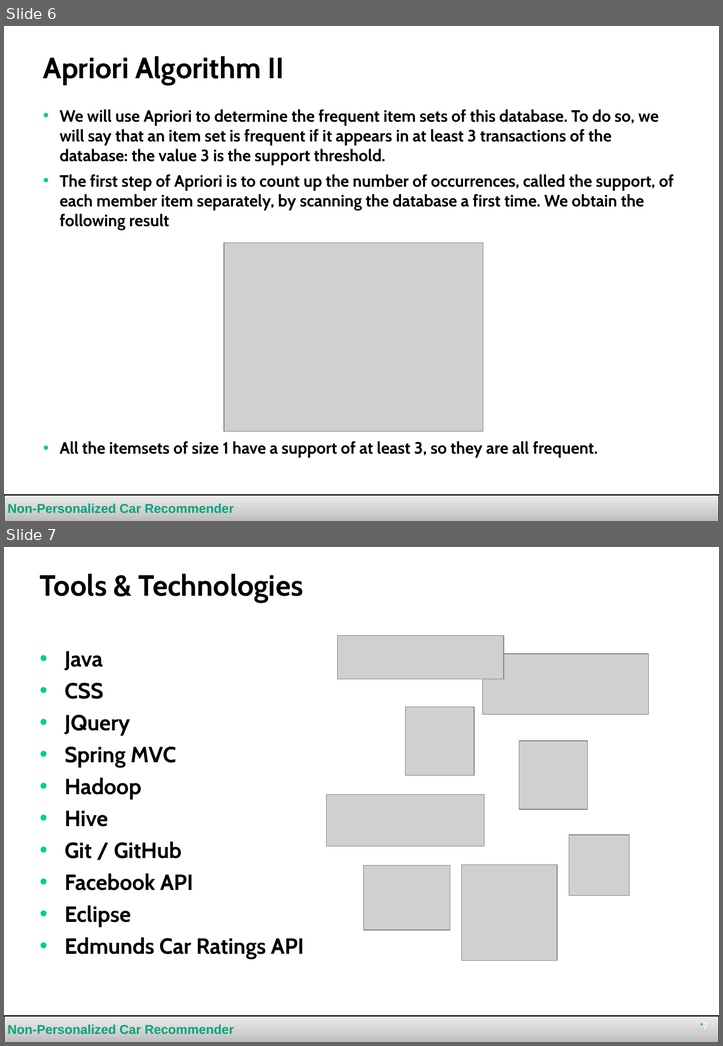
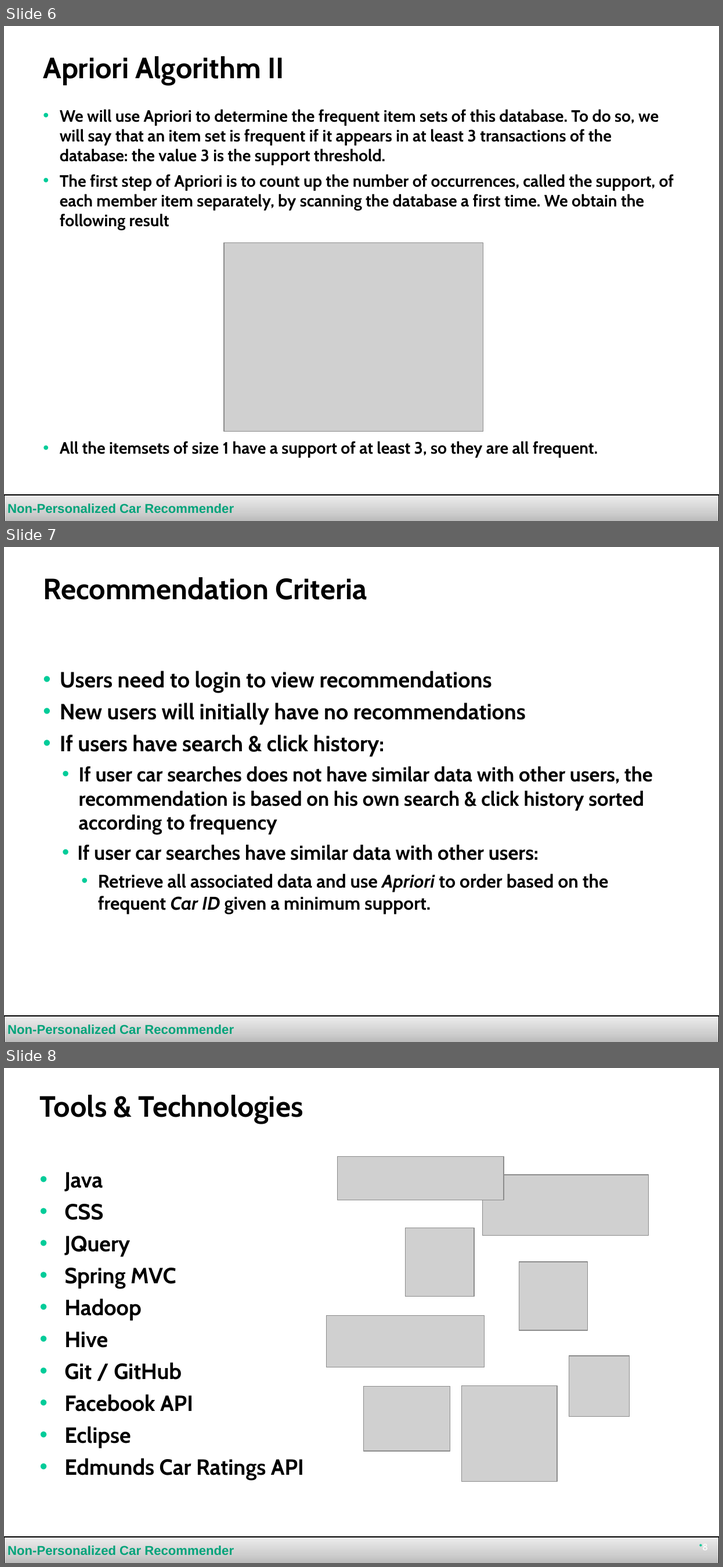
Before and after one commit to toanqc/carrecommender, a slide deck: presentation/presentation.pptx. Shown one above the other, each under a label of ours: slides 6 and 7 before the commit, slides 6, 7 and 8 after it. The pictures are 723x1046 and 723x1567 pixels, drawn with LibreOffice and Linux fonts; fonts in the diff are those of the drawing; grey boxes stand for pictures. Boxes give left, top, right and bottom in pixels: in the first picture for what was removed or moved away, otherwise in the second. Text is boxed around its words. In the diff, an @@ line names an element or a change of style, - is before the commit and + after.

```diff
--- a/presentation/presentation.pptx
+++ b/presentation/presentation.pptx
@@ slide 7 added at [4,547,719,1042], background #FFFFFF; not listed: 2 template elements that a slide beside it also shows @@
@@ title added at [43,577,366,600], 32 pt, text #000000, bold @@
+  Recommendation Criteria
@@ text added at [60,671,652,914], 22 pt, text #000000, bold @@
+• Users need to login to view recommendations
+• New users will initially have no recommendations
+• If users have search & click history:
+  • If user car searches does not have similar data with other users, the recommendation is based on his own search & click history sorted according to frequency
+  • If user car searches have similar data with other users:
+    • Retrieve all associated data and use Apriori to order based on the frequent Car ID given a minimum support.
@@ what was slide 7 is now slide 8 @@
@@ page number at [702,1541,708,1552]: text changed @@
-7
+8
```
Also in this commit, not shown: 2 slides changed, 2 other files.
